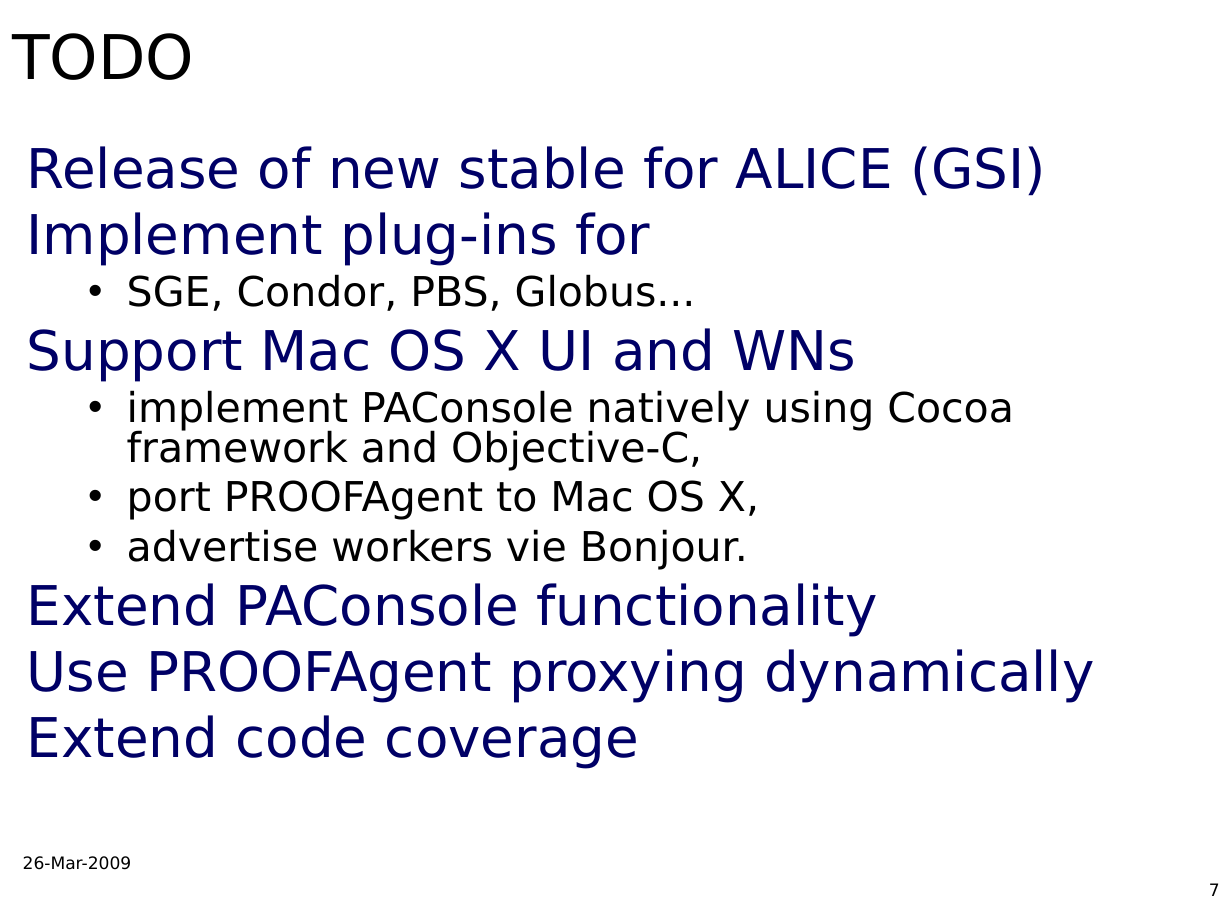
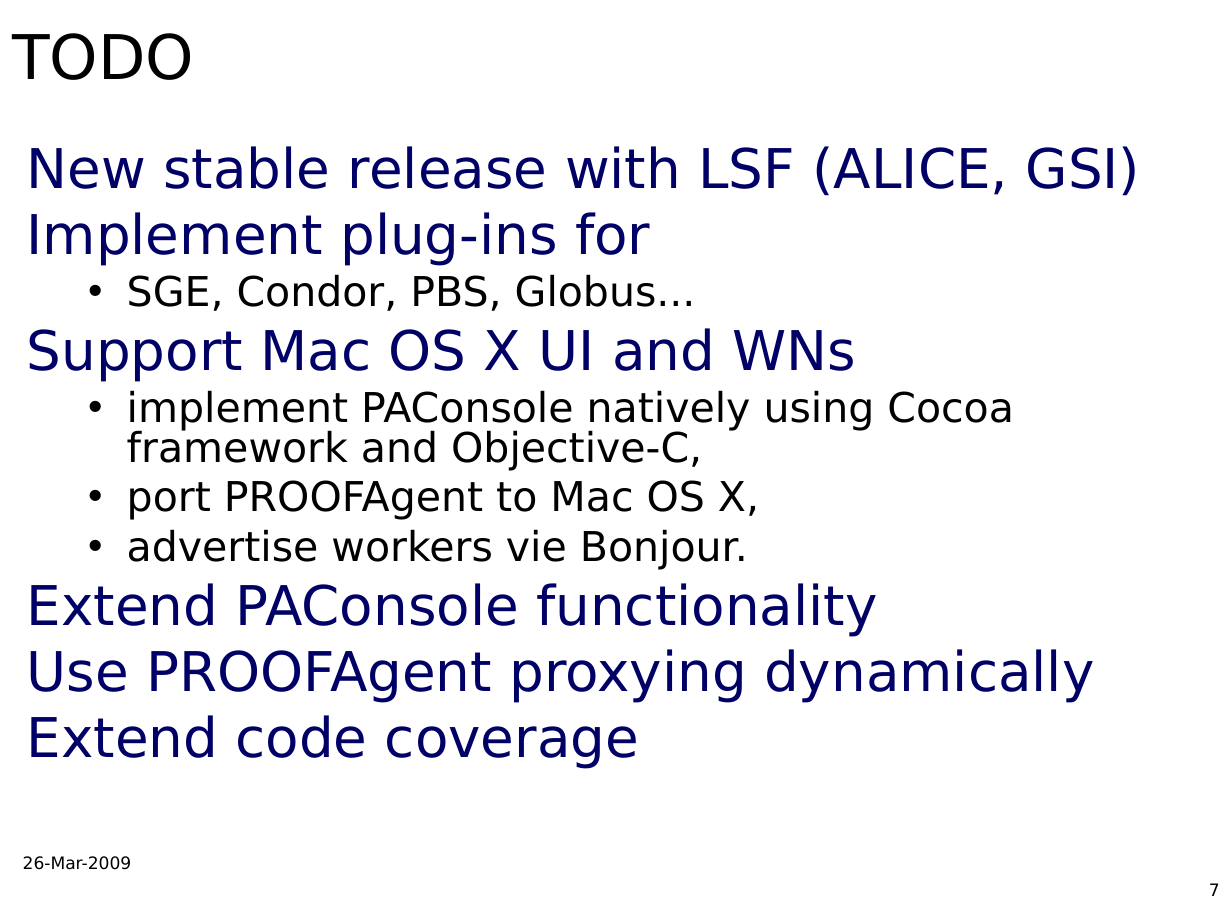
Before and after one commit to AnarManafov/PoDDocumentation, a slide deck: slide 7 of CHEP/CHEP2009/CHEP2009-PoD-AnarManafov.ppt. Drawn at 1232x924 pixels with LibreOffice and Linux fonts; fonts in the diff are those of the drawing; background and template pictures are left out. Boxes give left, top, right and bottom in pixels: in the first picture for what was removed or moved away, otherwise in the second. Text is boxed around its words. In the diff, an @@ line names an element or a change of style, - is before the commit and + after.

```diff
--- a/CHEP/CHEP2009/CHEP2009-PoD-AnarManafov.ppt
+++ b/CHEP/CHEP2009/CHEP2009-PoD-AnarManafov.ppt
@@ text at [27,146,1141,196]: text changed @@
-Release of new stable for ALICE (GSI)
+New stable release with LSF (ALICE, GSI)
```
Also in this commit, not shown: 1 other slide changed.
